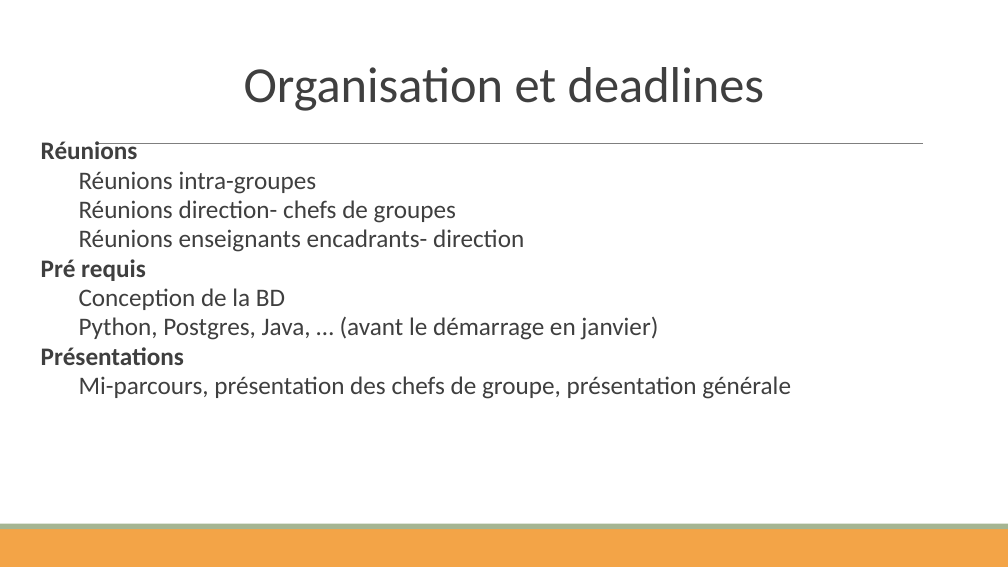
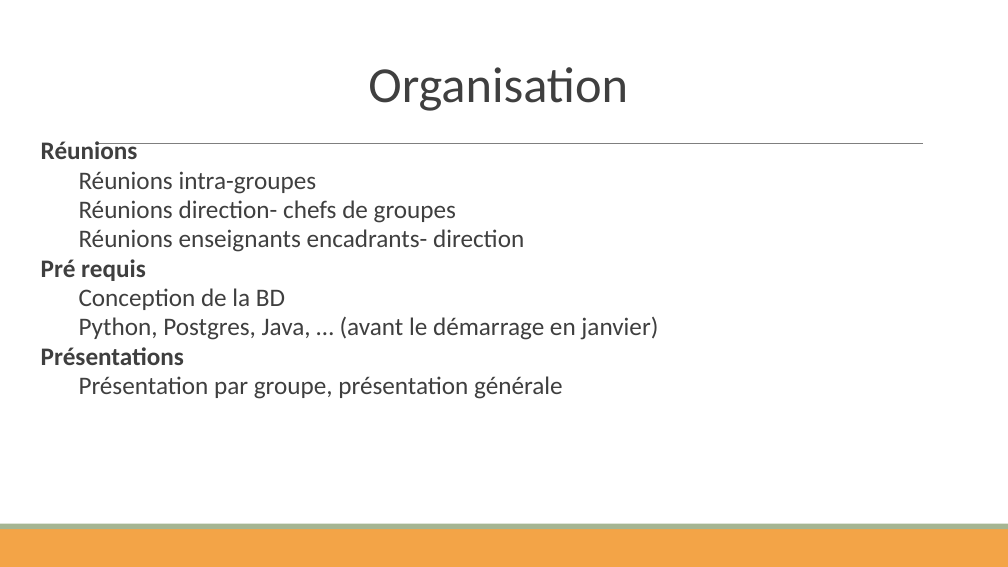
Before and after one commit to ThibaultLejaille/Documentation, a slide deck: slide 6 of TaxiSID_v1.pptx.pptx. Drawn at 1008x567 pixels with LibreOffice and Linux fonts; fonts in the diff are those of the drawing. Boxes give left, top, right and bottom in pixels: in the first picture for what was removed or moved away, otherwise in the second. Text is boxed around its words. In the diff, an @@ line names an element or a change of style, - is before the commit and + after.

```diff
--- a/TaxiSID_v1.pptx.pptx
+++ b/TaxiSID_v1.pptx.pptx
@@ title at [368,67,628,111]: text changed @@
-Organisation et deadlines
+Organisation
@@ text at [79,376,563,399]: text changed @@
-Mi-parcours, présentation des chefs de groupe, présentation générale
+Présentation par groupe, présentation générale
```
Also in this commit, not shown: 2 other slides changed, 1 slide added.
